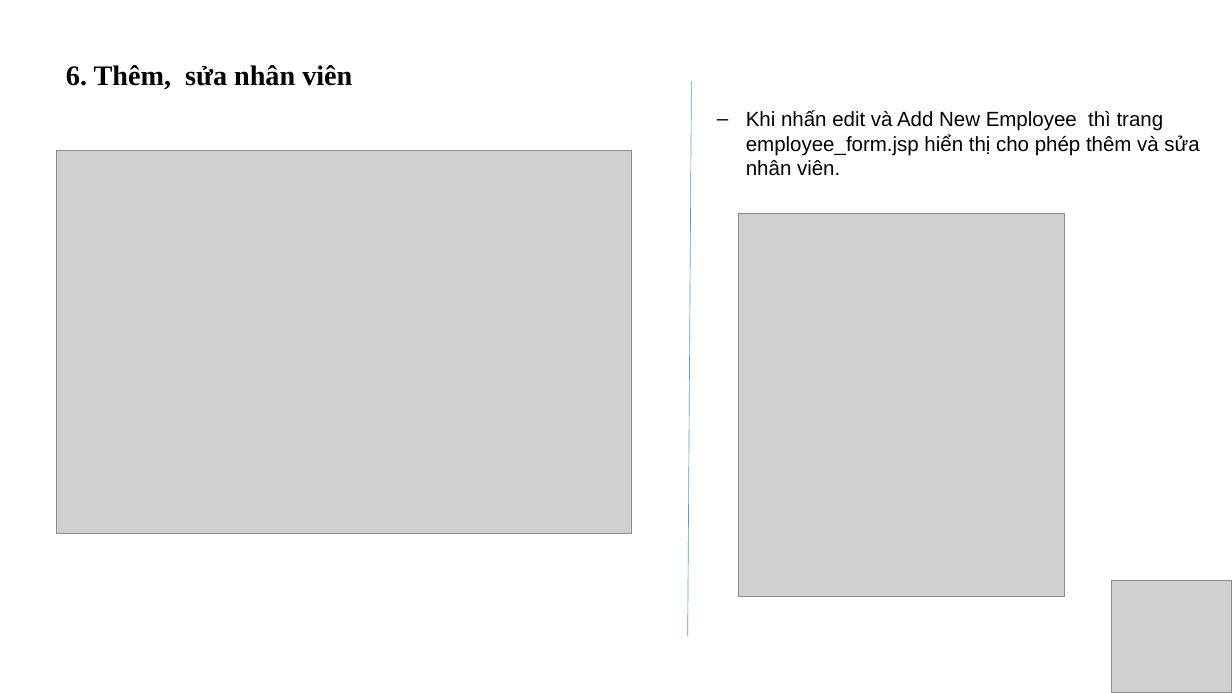
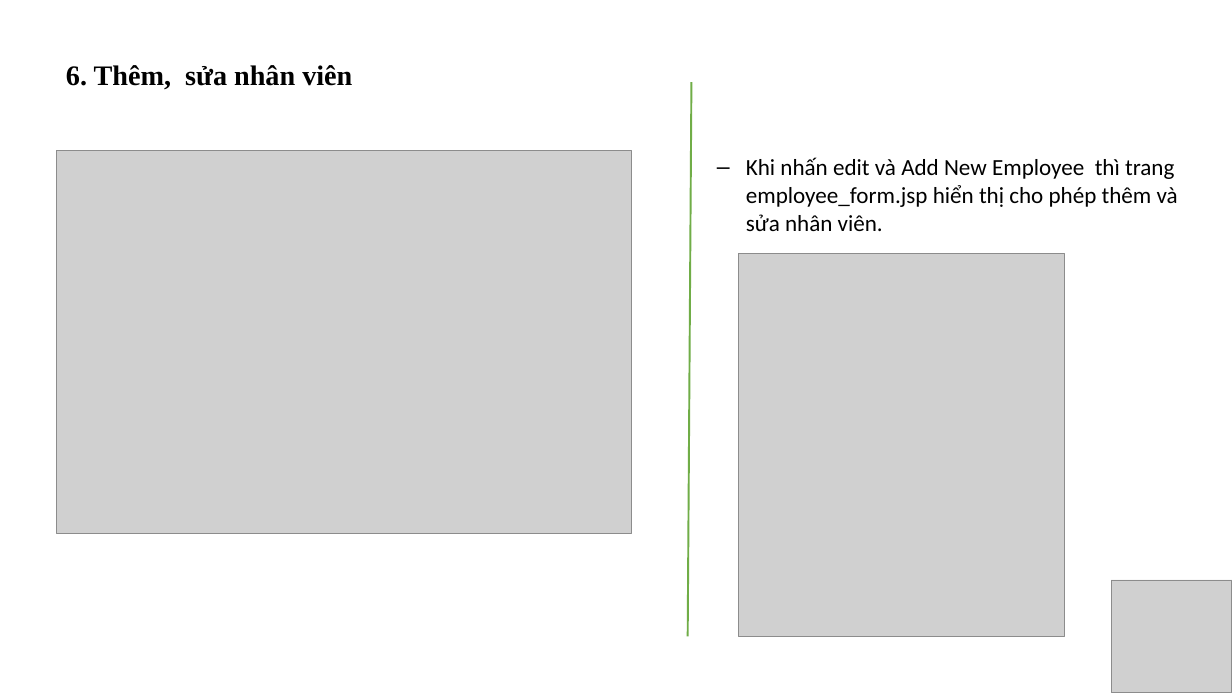
Before and after one commit to Dia2001/jsp-servlet-hibernate-mysql-curd, a slide deck: slide 21 of docs/Hibernate.pptx. Drawn at 1232x693 pixels with LibreOffice and Linux fonts; fonts in the diff are those of the drawing; grey boxes stand for pictures. Boxes give left, top, right and bottom in pixels: in the first picture for what was removed or moved away, otherwise in the second. Text is boxed around its words. In the diff, an @@ line names an element or a change of style, - is before the commit and + after.

```diff
--- a/docs/Hibernate.pptx
+++ b/docs/Hibernate.pptx
@@ line (691, 82) - (688, 637): stroke #5B9BD5 0.5 pt to #70AD47 1.5 pt @@
@@ text "Khi nhấn edit và Add ...": place and size @@
-text "Khi nhấn edit và Add ..." at (746, 110, 1199, 176)
+text "Khi nhấn edit và Add ..." at (746, 157, 1178, 231)
@@ text "Khi nhấn edit và Add ..." at (746, 157, 1178, 231): size 16 to 18 pt, font Arial to Calibri @@
@@ picture: place and size @@
-picture at (738, 213, 1065, 597)
+picture at (738, 253, 1065, 637)
```
Also in this commit, not shown: 12 other slides changed, 1 other file.
